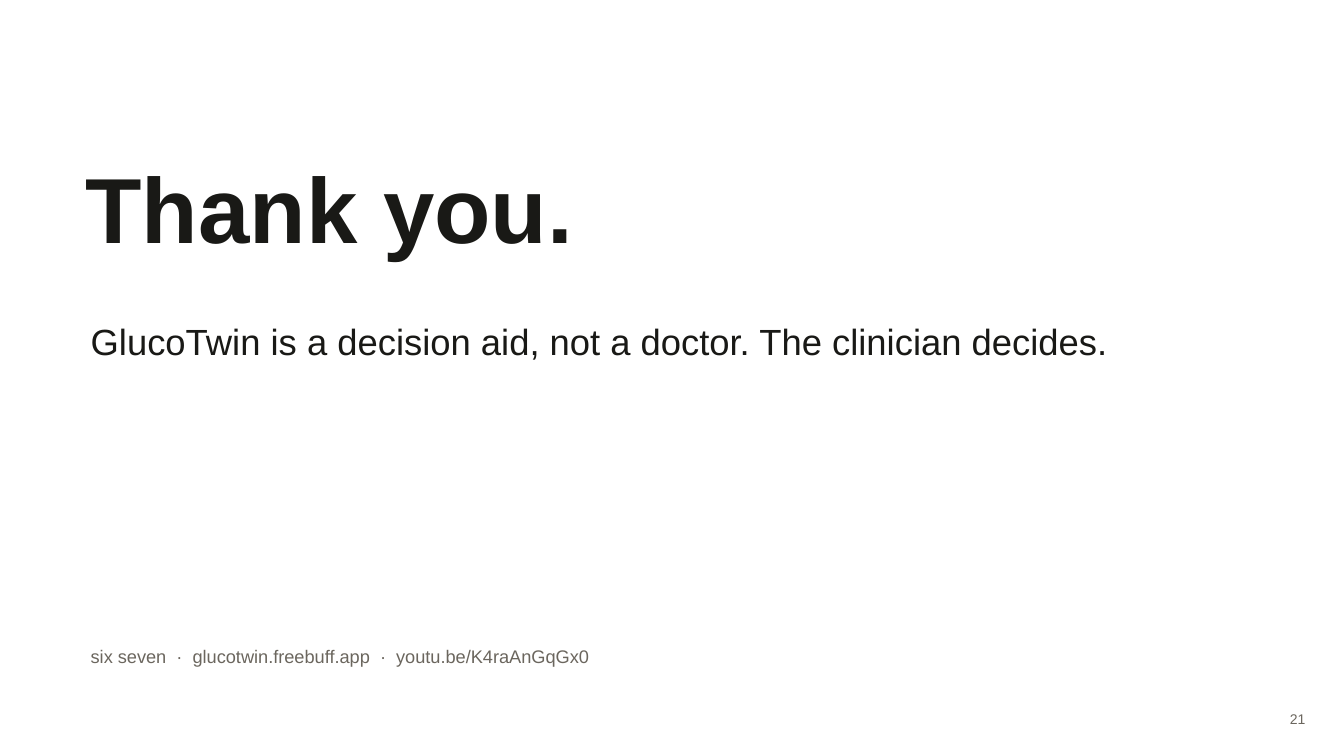
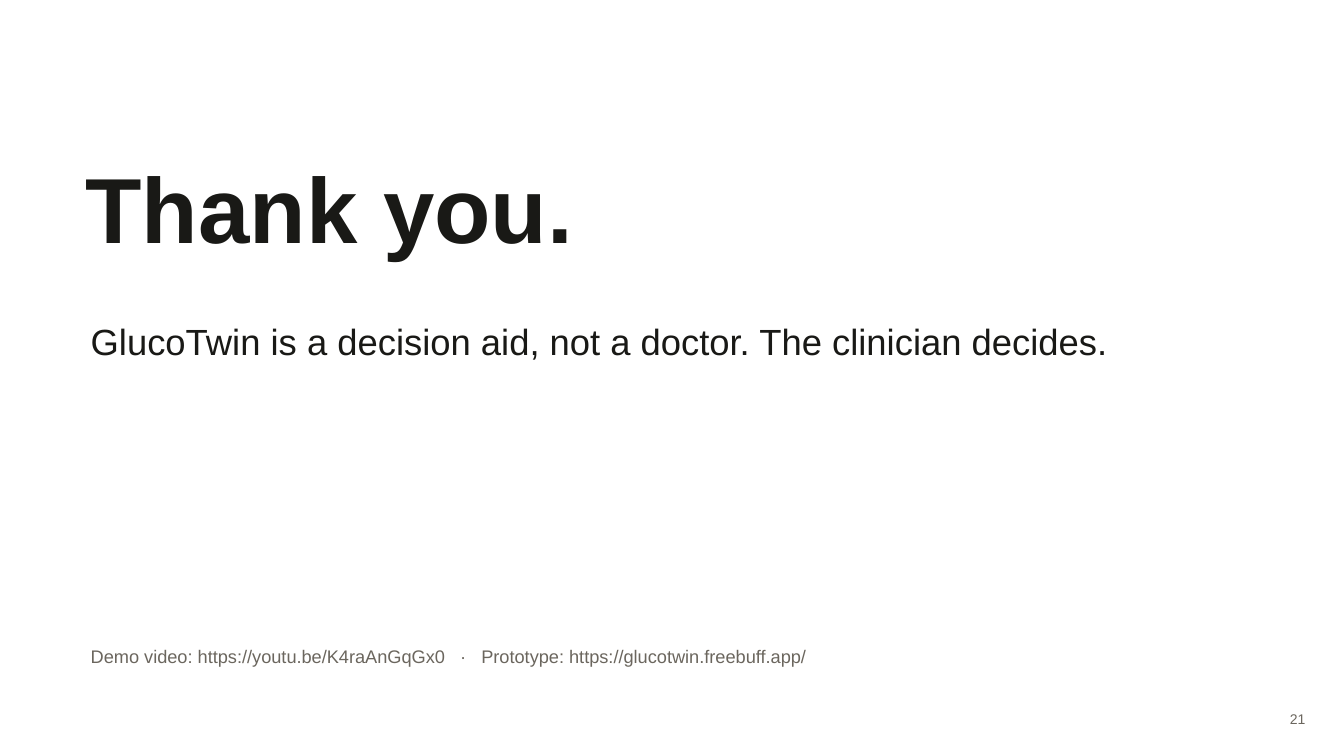
Before and after one commit to PrachiMaan/gluco-twin, a slide deck: slide 21 of docs/presentation.pptx. Drawn at 1344x756 pixels with LibreOffice and Linux fonts; fonts in the diff are those of the drawing. Boxes give left, top, right and bottom in pixels: in the first picture for what was removed or moved away, otherwise in the second. Text is boxed around its words. In the diff, an @@ line names an element or a change of style, - is before the commit and + after.

```diff
--- a/docs/presentation.pptx
+++ b/docs/presentation.pptx
@@ text at [91,650,806,667]: text changed @@
-six seven · glucotwin.freebuff.app · youtu.be/K4raAnGqGx0
+Demo video: https://youtu.be/K4raAnGqGx0 · Prototype: https://glucotwin.freebuff.app/
```
Also in this commit, not shown: 2 other slides changed, 2 other files.
